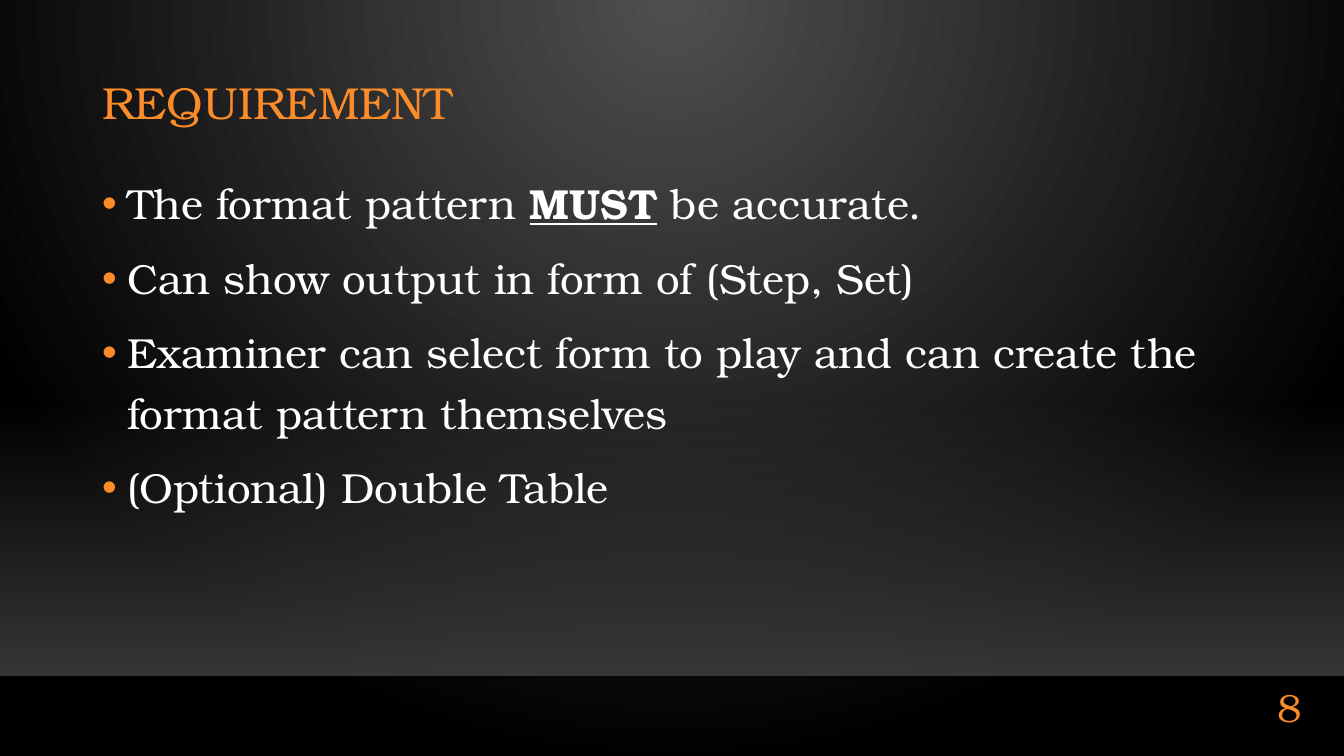
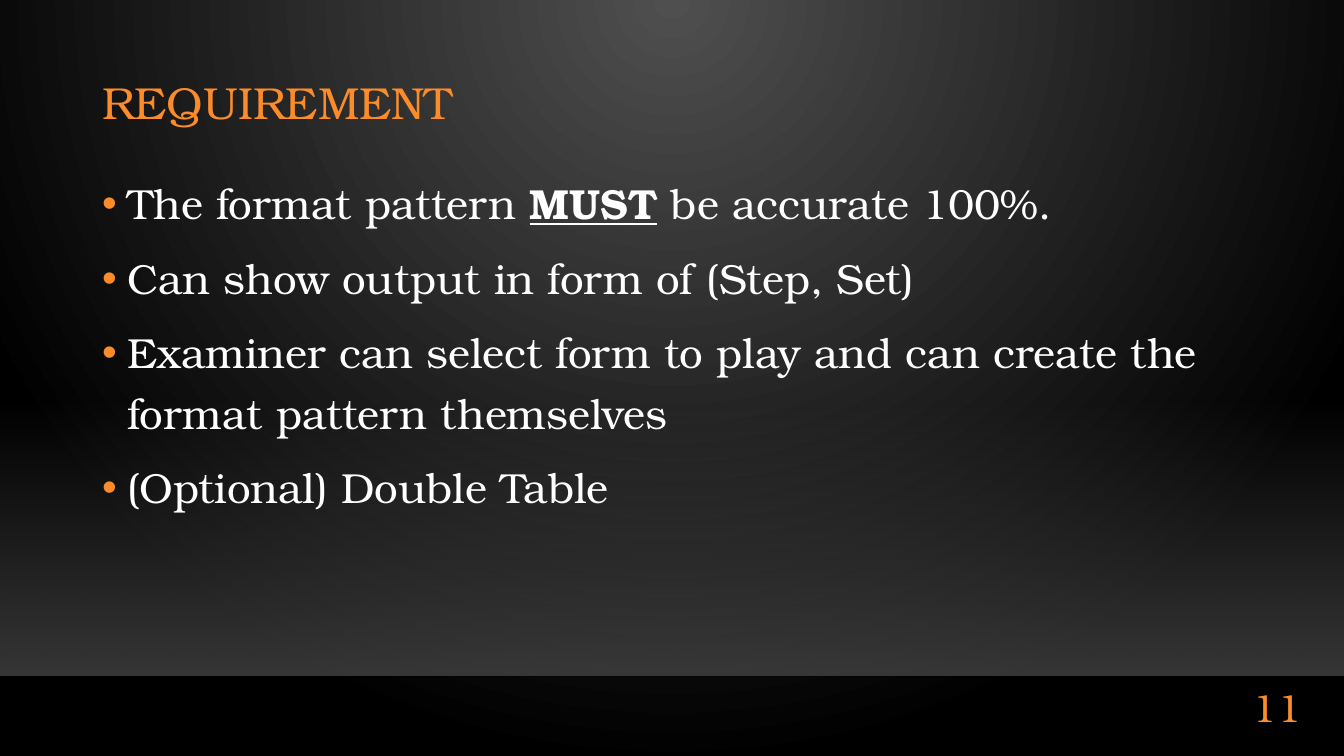
Before and after one commit to Al0nesauurs/etc, a slide deck: slide 11 of Work/present_iWing v2.pptx (slide 8 before the commit). Drawn at 1344x756 pixels with LibreOffice and Linux fonts; fonts in the diff are those of the drawing; background and template pictures are left out. Boxes give left, top, right and bottom in pixels: in the first picture for what was removed or moved away, otherwise in the second. Text is boxed around its words. In the diff, an @@ line names an element or a change of style, - is before the commit and + after.

```diff
--- a/Work/present_iWing v2.pptx
+++ b/Work/present_iWing v2.pptx
@@ text at [127, 188, 1051, 229]: text changed @@
-• The format pattern MUST be accurate.
+• The format pattern MUST be accurate 100%.
@@ page number at [1253, 695, 1302, 722]: text changed @@
-8
+11
```
Also in this commit, not shown: 1 other slide changed, 3 slides added.
